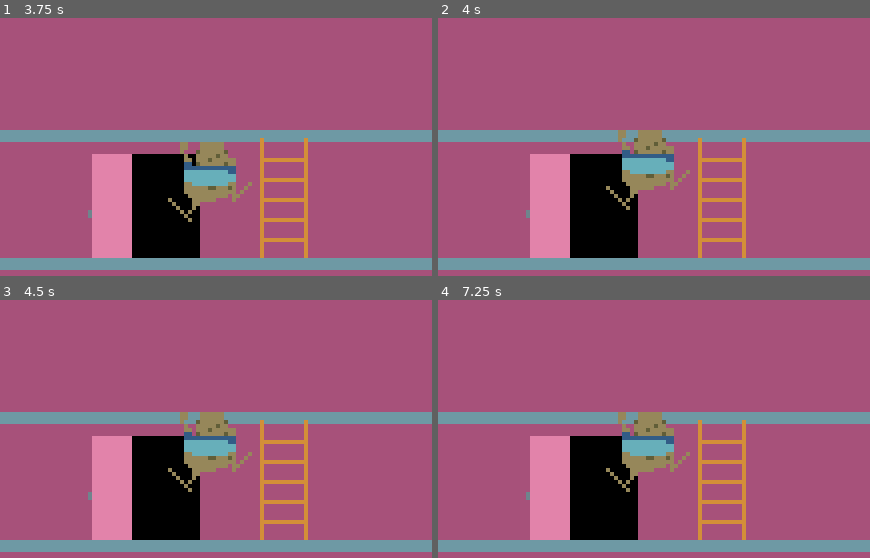
Above: before the commit, frames 1-4 (two rows, left to right).
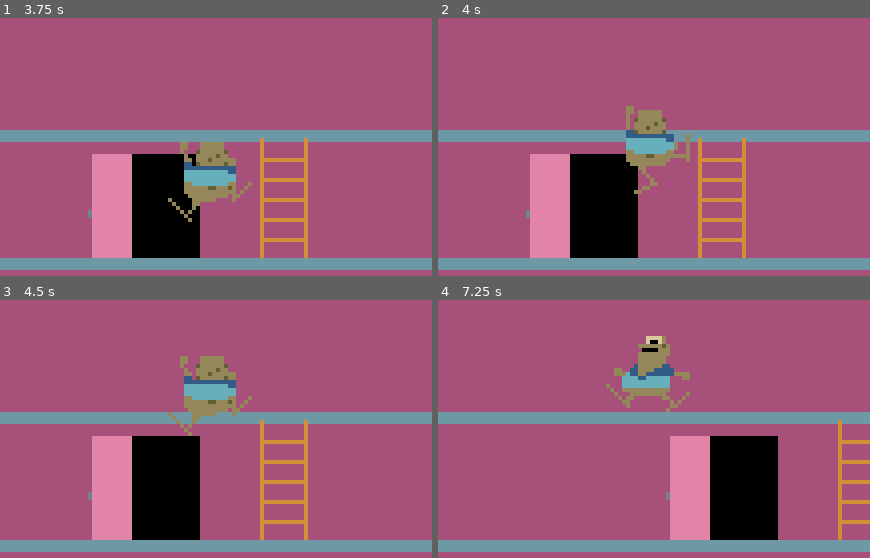
Above: after the commit, the same moments.

Repository: Reicher/grodan
Game: Godot game, scene res://main.tscn
The game is run twice, just before and just after one commit, with the same random seed, the same clock (stepped at 60 frames per second) and the same inputs.
Inputs:
- Up to frame 1 (3.75 s): hold Up (up) 0.53-1.28 s; hold Right (right) 0.53-2.03 s; tap Shift (run) at 1.35, 2.85 s; tap Up (up) at 1.52, 1.55, 1.82, 3.02, 3.05, 3.32 s; hold Left (left) 2.03-2.78 s; hold Up (up) 2.03-2.78 s; hold Right (right) from 2.78 s (still down); hold Up (up) from 3.53 s (still down)
- Up to frame 2 (4 s): keep holding Right (right); keep holding Up (up)
- Up to frame 3 (4.5 s): release Right (right) at 4.28 s; release Up (up) at 4.28 s; hold Left (left) from 4.28 s (still down); tap Shift (run) at 4.35 s
- Up to frame 4 (7.25 s): tap Up (up) at 4.52, 4.55, 4.82, 6.02, 6.05, 6.32 s; release Left (left) at 5.03 s; hold Right (right) 5.03-5.78 s; hold Up (up) 5.03-5.78 s; hold Left (left) from 5.78 s (still down); tap Shift (run) at 5.85 s; hold Up (up) from 6.53 s (still down)

Frame 1 is identical in both runs. In frame 2, 3.5% of the frame differs, in the area x 38-59%, y 34-75%; in frame 3, 5.0%; in frame 4, 25%, in the area x 20-100%, y 13-94%.

Commit message:
More ladder logic

Diff:
--- /dev/null
+++ b/floor.tscn
@@ -0,0 +1,18 @@
+[gd_scene load_steps=2 format=3 uid="uid://cslq67hrqvc60"]
+
+[sub_resource type="RectangleShape2D" id="RectangleShape2D_ig7tw"]
+size = Vector2(107.887, 3)
+
+[node name="Upper Plattform" type="StaticBody2D"]
+collision_layer = 2
+
+[node name="CollisionShape2D" type="CollisionShape2D" parent="."]
+position = Vector2(52.0566, 1.5)
+shape = SubResource("RectangleShape2D_ig7tw")
+
+[node name="ColorRect" type="ColorRect" parent="."]
+offset_left = -2.0
+offset_right = 106.0
+offset_bottom = 3.0
+color = Color(0.431373, 0.6, 0.643137, 1)
+metadata/_edit_use_anchors_ = true
--- a/grodan.gd
+++ b/grodan.gd
@@ -3,18 +3,37 @@
 @export var walk_speed := 30.0
 @export var run_speed := 80.0
 @export var jump_velocity := -200.0
+@export var floor_collision_layer: int = 2
 
 var is_near_ladder := false
-var is_climbing := false
+var is_climbing := false :
+	set(value):
+		if is_climbing != value:
+			is_climbing = value
+			update_collision_mask()
+
+var original_collision_mask: int
+var floor_layer_mask: int
 
 @onready var animated_sprite := $AnimatedSprite2D
 var controllable := false
+
+func _ready():
+	original_collision_mask = collision_mask
+	floor_layer_mask = 1 << (floor_collision_layer - 1)  # Convert layer to bitmask
+
+func update_collision_mask():
+	if is_climbing:
+		# Exclude floor layer while climbing
+		collision_mask = original_collision_mask & ~floor_layer_mask
+	else:
+		# Restore original mask
+		collision_mask = original_collision_mask
 
 func _physics_process(delta: float) -> void:
 	if not controllable:
 		return
 
-	# Climbing
 	if is_climbing:
 		handle_ladder_input()
 	else:
--- a/grodan.tscn
+++ b/grodan.tscn
@@ -208,6 +208,7 @@
 size = Vector2(21.75, 17.7812)
 
 [node name="Grodan" type="CharacterBody2D"]
+collision_mask = 3
 script = ExtResource("1_34rqa")
 
 [node name="AnimatedSprite2D" type="AnimatedSprite2D" parent="."]
--- a/ladder.gd
+++ b/ladder.gd
@@ -1,10 +1,9 @@
-extends Area2D
+extends Sprite2D
 
-# On the Area2D
-func _on_body_entered(body):
+func _on_climb_area_body_entered(body: Node2D) -> void:
 	if body is CharacterBody2D:
 		body.is_near_ladder = true
 
-func _on_body_exited(body):
+func _on_climb_area_body_exited(body: Node2D) -> void:
 	if body is CharacterBody2D:
 		body.is_near_ladder = false
--- a/ladder.tscn
+++ b/ladder.tscn
@@ -4,17 +4,17 @@
 [ext_resource type="Script" uid="uid://da8olxolbd3e1" path="res://ladder.gd" id="2_efw3x"]
 
 [sub_resource type="RectangleShape2D" id="RectangleShape2D_h2yge"]
-size = Vector2(12, 35)
+size = Vector2(12, 33)
 
 [node name="Ladder" type="Sprite2D"]
 texture = ExtResource("1_lqhsa")
-
-[node name="Area2D" type="Area2D" parent="."]
 script = ExtResource("2_efw3x")
 
-[node name="CollisionShape2D" type="CollisionShape2D" parent="Area2D"]
-position = Vector2(0, -2.5)
+[node name="ClimbArea" type="Area2D" parent="."]
+
+[node name="CollisionShape2D" type="CollisionShape2D" parent="ClimbArea"]
+position = Vector2(0, -1.5)
 shape = SubResource("RectangleShape2D_h2yge")
 
-[connection signal="body_entered" from="Area2D" to="Area2D" method="_on_body_entered"]
-[connection signal="body_exited" from="Area2D" to="Area2D" method="_on_body_exited"]
+[connection signal="body_entered" from="ClimbArea" to="." method="_on_climb_area_body_entered"]
+[connection signal="body_exited" from="ClimbArea" to="." method="_on_climb_area_body_exited"]
--- a/main.tscn
+++ b/main.tscn
@@ -1,44 +1,20 @@
 [gd_scene load_steps=5 format=3 uid="uid://cqw0lms6j3vkg"]
 
 [ext_resource type="Script" uid="uid://du6bdr401jg3f" path="res://main.gd" id="1_h2yge"]
+[ext_resource type="PackedScene" uid="uid://cslq67hrqvc60" path="res://floor.tscn" id="2_1bvp3"]
 [ext_resource type="PackedScene" uid="uid://bjex26idt6aya" path="res://Door.tscn" id="2_h2yge"]
 [ext_resource type="PackedScene" uid="uid://lcfiv4yum3gn" path="res://ladder.tscn" id="3_h2yge"]
-
-[sub_resource type="RectangleShape2D" id="RectangleShape2D_ig7tw"]
-size = Vector2(107.887, 3)
 
 [node name="Node2D" type="Node2D"]
 script = ExtResource("1_h2yge")
 
-[node name="Upper Plattform" type="StaticBody2D" parent="."]
+[node name="Upper Plattform" parent="." instance=ExtResource("2_1bvp3")]
 position = Vector2(4, 28)
-scale = Vector2(2.12, 1)
+scale = Vector2(1.76, 1)
 
-[node name="CollisionShape2D" type="CollisionShape2D" parent="Upper Plattform"]
-position = Vector2(52.0566, 1.5)
-shape = SubResource("RectangleShape2D_ig7tw")
-
-[node name="ColorRect" type="ColorRect" parent="Upper Plattform"]
-offset_left = -2.0
-offset_right = 106.0
-offset_bottom = 3.0
-color = Color(0.431373, 0.6, 0.643137, 1)
-metadata/_edit_use_anchors_ = true
-
-[node name="Lower Plattform" type="StaticBody2D" parent="."]
-position = Vector2(7, 60)
-scale = Vector2(3.44, 1)
-
-[node name="CollisionShape2D" type="CollisionShape2D" parent="Lower Plattform"]
-position = Vector2(52, 1.5)
-shape = SubResource("RectangleShape2D_ig7tw")
-
-[node name="ColorRect" type="ColorRect" parent="Lower Plattform"]
-offset_left = -2.0
-offset_right = 106.0
-offset_bottom = 3.0
-color = Color(0.431373, 0.6, 0.643137, 1)
-metadata/_edit_use_anchors_ = true
+[node name="Lower Plattform" parent="." instance=ExtResource("2_1bvp3")]
+position = Vector2(2, 60)
+scale = Vector2(1.76, 1)
 
 [node name="Door" parent="." instance=ExtResource("2_h2yge")]
 position = Vector2(76, 46)
